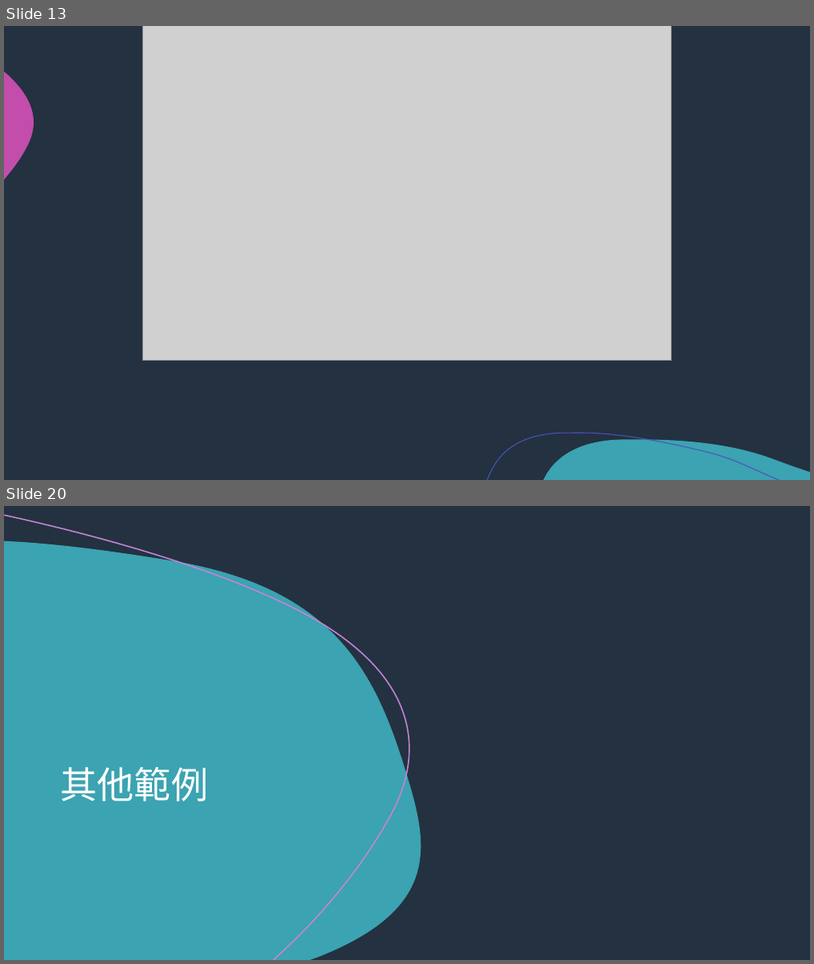
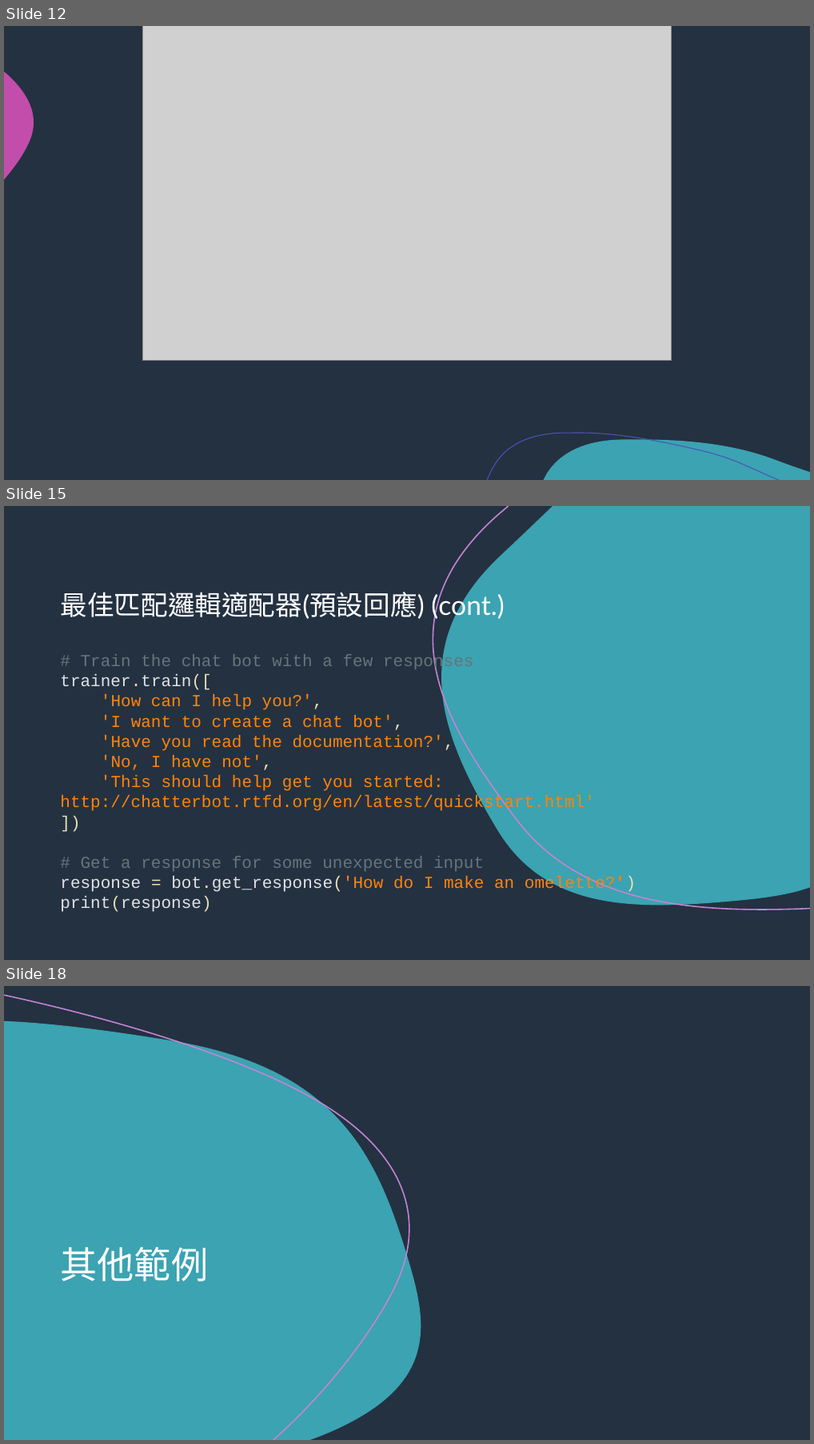
Before and after one commit to NCKU-BDA-2020/2020-NCKU-BDA-Technical-Presentation-I, a slide deck: ChatterBot/Chatterbot_ppt.pptx. Shown one above the other, each under a label of ours: slides 13 and 20 before the commit, slides 12, 15 and 18 after it; the slides between them are not shown. The pictures are 814x964 and 814x1444 pixels, drawn with LibreOffice and Linux fonts; fonts in the diff are those of the drawing; grey boxes stand for pictures. Boxes give left, top, right and bottom in pixels: in the first picture for what was removed or moved away, otherwise in the second. Text is boxed around its words. In the diff, an @@ line names an element or a change of style, - is before the commit and + after.

Commit message:
Add materials of ChatterBot

```diff
--- a/ChatterBot/Chatterbot_ppt.pptx
+++ b/ChatterBot/Chatterbot_ppt.pptx
@@ slide 15 added at (x1=4, y1=506, x2=810, y2=960), background #243141; not listed: 3 template elements that a slide beside it also shows @@
@@ rectangle added at (x1=4, y1=506, x2=810, y2=960), fill #243141 @@
@@ freeform shape added at (x1=434, y1=506, x2=810, y2=909), outline #C484D6 1.5 pt @@
@@ freeform shape added at (x1=442, y1=506, x2=810, y2=904), fill #3BA3B1 @@
@@ title added at (x1=61, y1=592, x2=504, y2=620), 32 pt, text #FFFFFF @@
+最佳匹配邏輯適配器(預設回應) (cont.)
@@ text added at (x1=60, y1=654, x2=636, y2=912), 20 pt, text #FF8409 @@
+# Train the chat bot with a few responses
+trainer.train([
+'How can I help you?',
+'I want to create a chat bot',
+'Have you read the documentation?',
+'No, I have not',
+'This should help get you started: http://chatterbot.rtfd.org/en/latest/quickstart.html'
+])
+# Get a response for some unexpected input
+response = bot.get_response('How do I make an omelette?')
+print(response)
@@ what was slide 13 is now slide 12 @@
@@ what was slide 20 is now slide 18 @@
```
Also in this commit, not shown: 10 slides changed, 3 other slides added, 8 slides removed, 2 other files.
